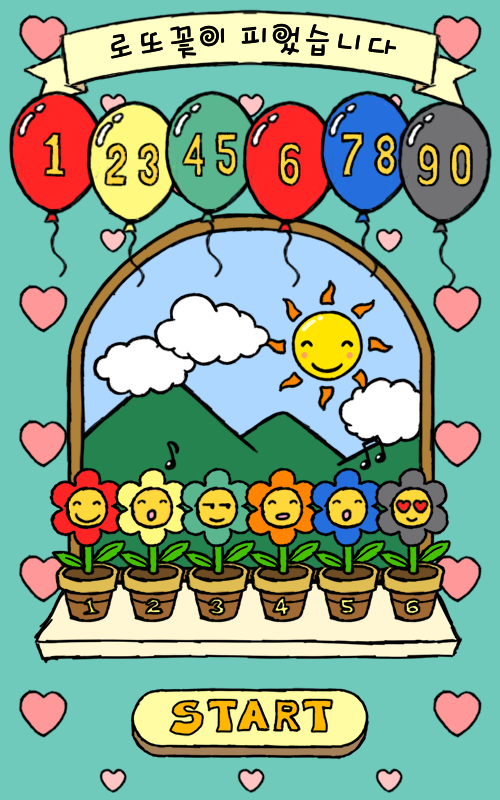
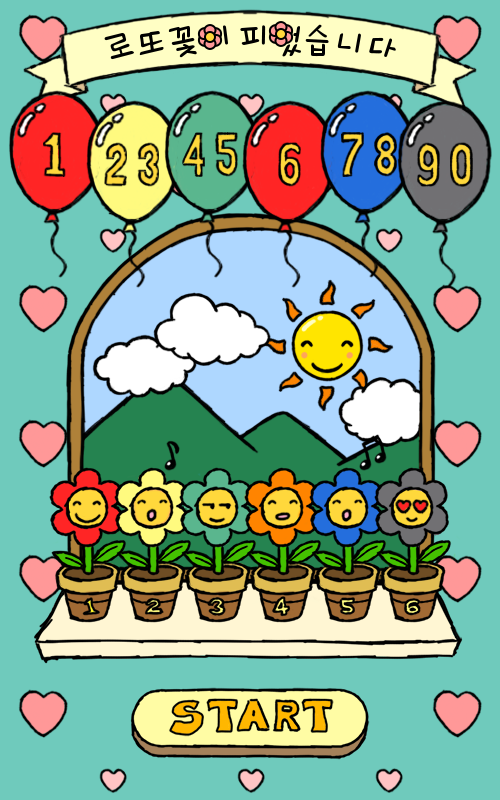
The second 500×800 image is a revision of the first. Changes to its layers:
removed layer "로또꽃이 피었습니다 copy" from group "타이틀" over <box>111,23,396,59</box>
removed layer "로또꽃이 피었습니다" (in "타이틀") from group "타이틀" over <box>111,23,397,59</box>
added group "로또꽃이 피었습니다" (in "타이틀") with 19 layers in group "타이틀" over <box>104,23,396,59</box>
added layer "Shape 102" in group "로또꽃이 피었습니다" over <box>369,37,396,57</box>
added layer "니" in group "로또꽃이 피었습니다" over <box>337,33,361,53</box>
added layer "습" in group "로또꽃이 피었습니다" over <box>305,24,329,57</box>
added group "ㅇ" (1st of 2, in "타이틀" › "로또꽃이 피었습니다") with 4 layers in group "로또꽃이 피었습니다" over <box>270,23,292,45</box>
added layer "Shape 101 copy 2" (1st of 2, in "타이틀" › "로또꽃이 피었습니다" › "ㅇ") in group "ㅇ" over <box>276,23,286,45</box>
added layer "Shape 101 copy 4" (1st of 2, in "타이틀" › "로또꽃이 피었습니다" › "ㅇ") in group "ㅇ" over <box>270,26,292,42</box>
added layer "Shape 101 copy 3" (1st of 2, in "타이틀" › "로또꽃이 피었습니다" › "ㅇ") in group "ㅇ" over <box>270,26,292,42</box>
added layer "었" in group "로또꽃이 피었습니다" over <box>282,26,301,57</box>
added layer "피" in group "로또꽃이 피었습니다" over <box>240,25,266,45</box>
added group "ㅇ" (2nd of 2, in "타이틀" › "로또꽃이 피었습니다") with 4 layers in group "로또꽃이 피었습니다" over <box>199,26,221,48</box>
added layer "Shape 101 copy 2" (2nd of 2, in "타이틀" › "로또꽃이 피었습니다" › "ㅇ") in group "ㅇ" over <box>205,26,215,48</box>
added layer "Shape 101 copy 4" (2nd of 2, in "타이틀" › "로또꽃이 피었습니다" › "ㅇ") in group "ㅇ" over <box>199,29,221,45</box>
added layer "Shape 101 copy 3" (2nd of 2, in "타이틀" › "로또꽃이 피었습니다" › "ㅇ") in group "ㅇ" over <box>199,29,221,45</box>
added layer "이" in group "로또꽃이 피었습니다" over <box>223,25,228,45</box>
added layer "꽃" (2nd of 2, in "타이틀" › "로또꽃이 피었습니다") in group "로또꽃이 피었습니다" over <box>168,26,197,58</box>
added layer "또" in group "로또꽃이 피었습니다" over <box>139,31,164,55</box>
added layer "로" in group "로또꽃이 피었습니다" over <box>104,33,134,59</box>
…and 2 more changes (2 added)
